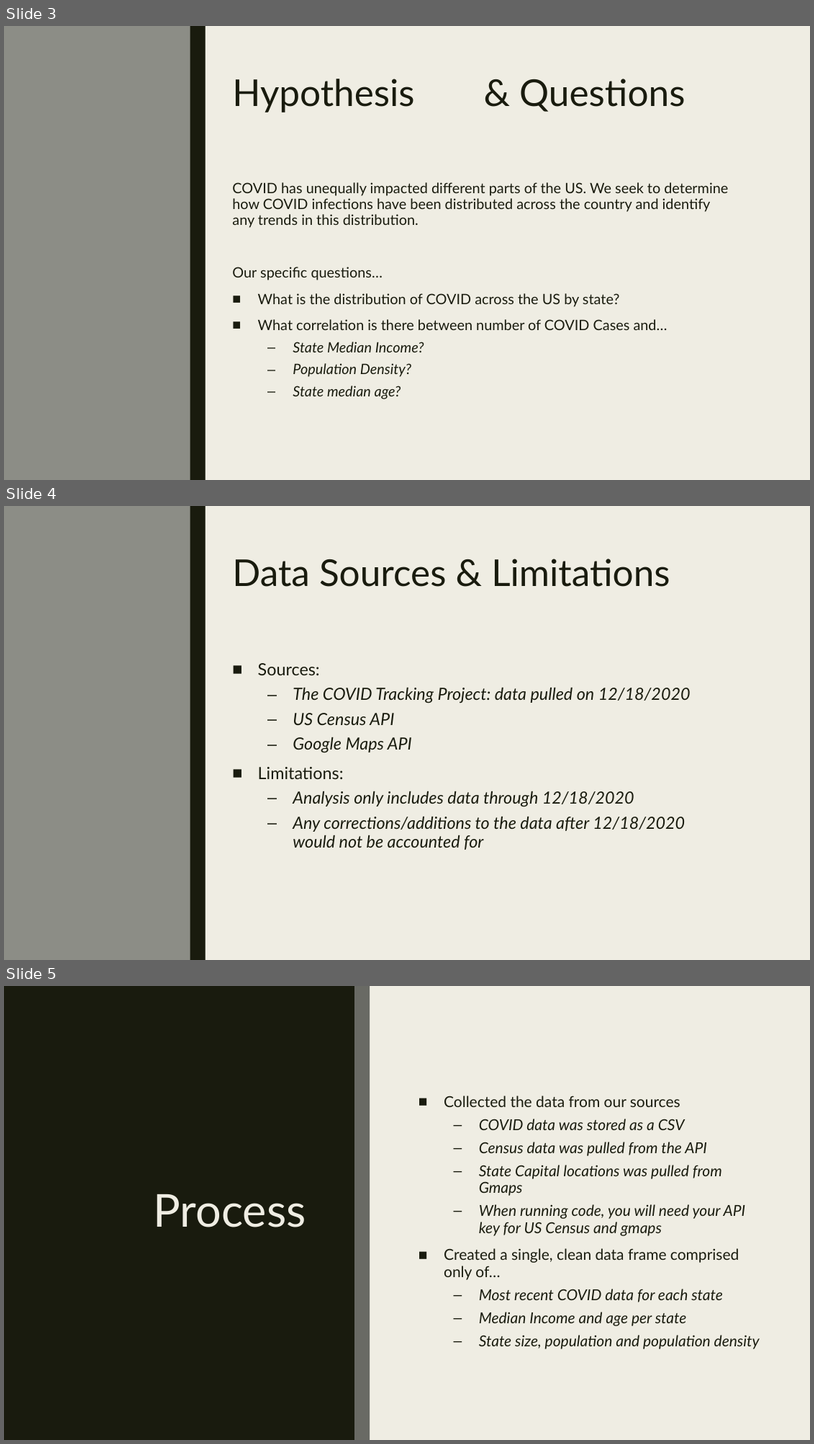
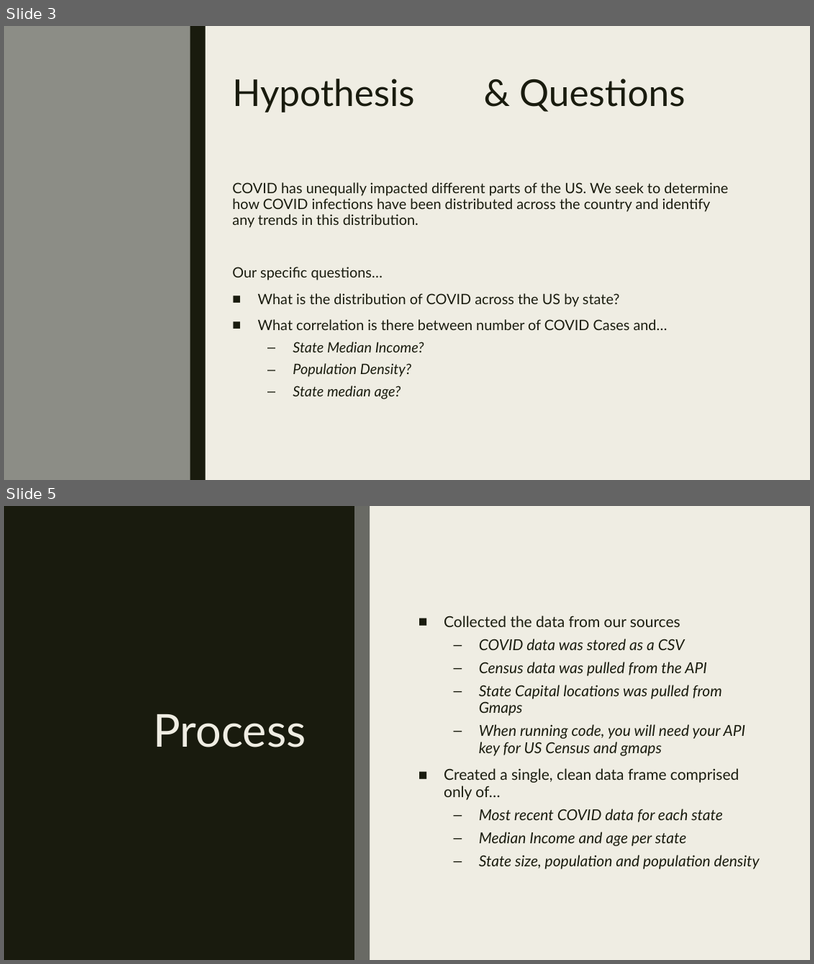
Before and after one commit to lcarbo/US_COVID_Project, a slide deck: COVID_Presentation_0104.pptx. Shown one above the other, each under a label of ours: slides 3, 4 and 5 before the commit, slides 3 and 5 after it; the slides between them are not shown. The pictures are 814x1444 and 814x964 pixels, drawn with LibreOffice and Linux fonts; fonts in the diff are those of the drawing. Boxes give left, top, right and bottom in pixels: in the first picture for what was removed or moved away, otherwise in the second. Text is boxed around its words. In the diff, an @@ line names an element or a change of style, - is before the commit and + after.

```diff
--- a/COVID_Presentation_0104.pptx
+++ b/COVID_Presentation_0104.pptx
@@ slide 4 removed at (4, 506, 810, 960), background #EFEDE3; not listed: 1 template element that a slide beside it also shows @@
@@ rectangle removed at (4, 506, 810, 960) @@
@@ rectangle removed at (4, 506, 206, 960) @@
@@ rectangle removed at (190, 506, 206, 960) @@
@@ title removed at (232, 559, 670, 587) @@
-Data Sources & Limitations
@@ text removed at (258, 663, 691, 849) @@
-■ Sources:
-  – The COVID Tracking Project: data pulled on 12/18/2020
-  – US Census API
-  – Google Maps API
-■ Limitations:
-  – Analysis only includes data through 12/18/2020
-  – Any corrections/additions to the data after 12/18/2020 would not be accounted for
```
Also in this commit, not shown: 1 slide added, 1 other file.
